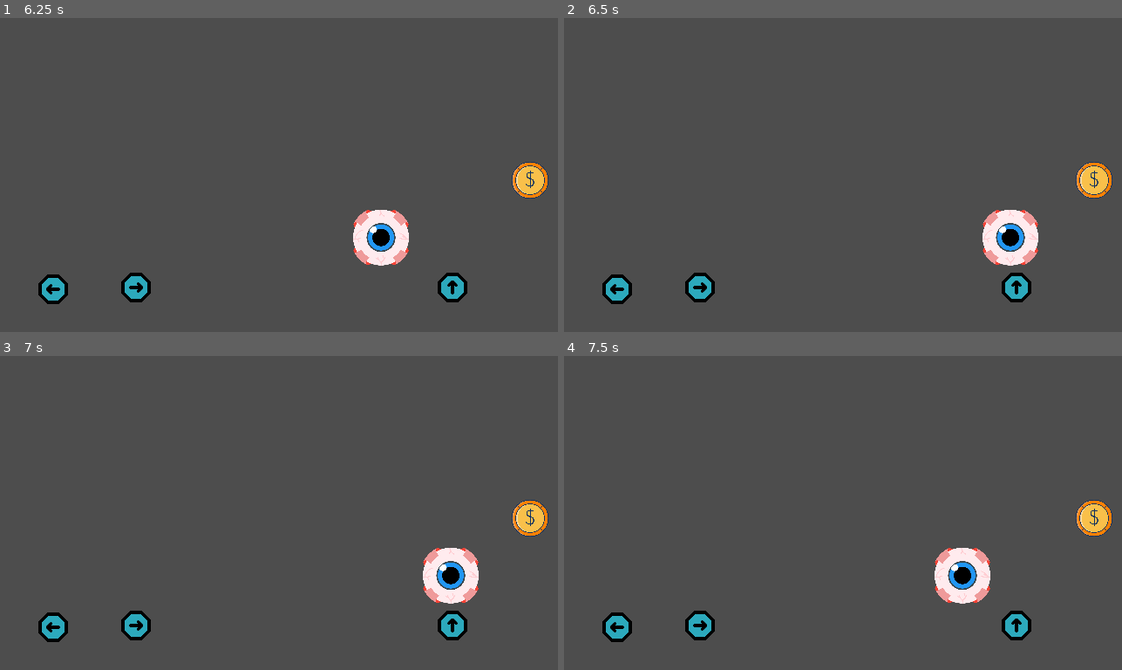
Above: before the commit, frames 1-4 (two rows, left to right).
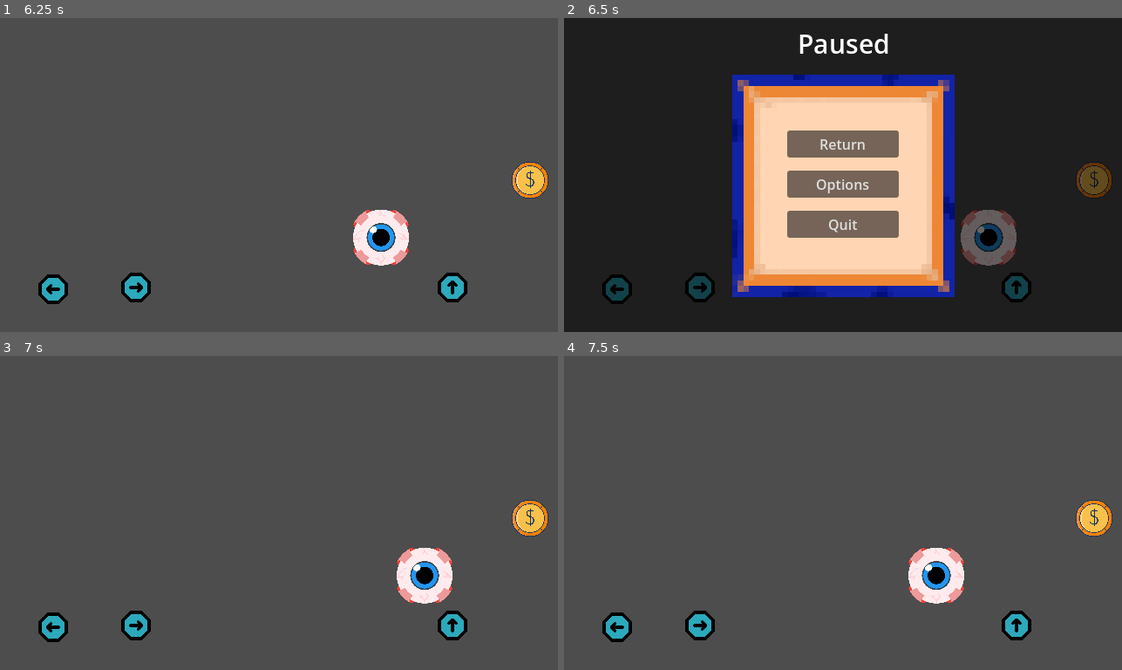
Above: after the commit, the same moments.

Repository: newgamerhb/newgamerhb_games
Game: Godot game, scene res://Scenes/Title_Screen.tscn
Two runs of this game, one before a commit and one after it. Both use one fixed random seed, a clock stepped at 60 frames per second and the inputs below.
Inputs (mouse positions are in pixels of both pictures, inside the frame that each line leads up to):
- Up to frame 1 (6.25 s): click "START TIME" at 0.5 s; tap Enter at 1.25 s; hold D (move_right) 1.28-2.75 s; tap Space (move_up) at 1.52, 2.27, 4.25, 5.27, 6.02 s; click "Return to Main Menu" at 2.75 s; click "START TIME" at 3.5 s; hold A (move_left) 4.28-5.03 s; hold D (move_right) from 5.03 s (still down)
- Up to frame 2 (6.5 s): keep holding D (move_right); tap Escape (stop, bound only after the commit) at 6.4 s
- Up to frame 3 (7 s): release D (move_right) at 6.5 s; click (279, 481) at 6.5 s, where only the run after the commit has a clickable "Return"
- Up to frame 4 (7.5 s): tap Enter at 7.25 s; hold A (move_left) from 7.28 s (still down)

Frame 1 is identical in both runs. In frame 2, 99% of the frame differs, in the area x 0-100%, y 0-100%; in frame 3, 2.2%; in frame 4, 2.2%.

Commit message:
added pause menu

Diff:
--- a/borrowed-time/Scenes/Level_1.tscn
+++ b/borrowed-time/Scenes/Levels/Level_1.tscn
@@ -1,8 +1,9 @@
 [gd_scene format=3 uid="uid://v7083ffd5186"]
 
-[ext_resource type="PackedScene" uid="uid://dh8m53i1u88o3" path="res://Scenes/Player.tscn" id="1_oiua3"]
-[ext_resource type="PackedScene" uid="uid://detodboqe3urb" path="res://Scenes/Coin.tscn" id="2_i63mn"]
-[ext_resource type="PackedScene" uid="uid://drk6akjiwr01n" path="res://Scenes/Touch_Controls.tscn" id="3_vnunq"]
+[ext_resource type="PackedScene" uid="uid://duaqc2qp2775p" path="res://Scenes/Pause_Menu.tscn" id="1_87l2y"]
+[ext_resource type="PackedScene" uid="uid://dh8m53i1u88o3" path="res://Scenes/Player.tscn" id="1_q8yj7"]
+[ext_resource type="PackedScene" uid="uid://drk6akjiwr01n" path="res://Scenes/Touch_Controls.tscn" id="2_87l2y"]
+[ext_resource type="PackedScene" uid="uid://detodboqe3urb" path="res://Scenes/Coin.tscn" id="3_qpfou"]
 
 [sub_resource type="RectangleShape2D" id="RectangleShape2D_nvrpt"]
 size = Vector2(639, 75.5)
@@ -15,7 +16,11 @@
 
 [node name="Level_1" type="Node2D" unique_id=2047264345]
 
-[node name="Player" parent="." unique_id=384428466 instance=ExtResource("1_oiua3")]
+[node name="Pause_Menu" parent="." unique_id=1764661271 instance=ExtResource("1_87l2y")]
+layer = 99
+visible = false
+
+[node name="Player" parent="." unique_id=384428466 instance=ExtResource("1_q8yj7")]
 position = Vector2(302, 219)
 
 [node name="Control" type="Control" parent="." unique_id=514081623]
--- /dev/null
+++ b/borrowed-time/Scenes/Pause_Menu.tscn
@@ -0,0 +1,77 @@
+[gd_scene format=3 uid="uid://duaqc2qp2775p"]
+
+[ext_resource type="Script" uid="uid://crjgdrmct6ox3" path="res://Scripts/Pause_Menu.gd" id="1_inwkf"]
+[ext_resource type="Texture2D" uid="uid://4mdpx55l0036" path="res://Art/pause_menu.png" id="1_umfhv"]
+
+[node name="Pause_Menu" type="CanvasLayer" unique_id=1764661271]
+process_mode = 3
+script = ExtResource("1_inwkf")
+
+[node name="Background_Darken" type="ColorRect" parent="." unique_id=49140690]
+offset_right = 640.0
+offset_bottom = 360.0
+color = Color(0, 0, 0, 0.60784316)
+
+[node name="pause_background" type="TextureRect" parent="." unique_id=150665858]
+texture_filter = 1
+anchors_preset = 8
+anchor_left = 0.5
+anchor_top = 0.5
+anchor_right = 0.5
+anchor_bottom = 0.5
+offset_left = -127.0
+offset_top = -115.0
+offset_right = 128.0
+offset_bottom = 140.0
+grow_horizontal = 2
+grow_vertical = 2
+texture = ExtResource("1_umfhv")
+
+[node name="Pause_Label" type="Label" parent="pause_background" unique_id=1409866823]
+layout_mode = 1
+anchors_preset = 5
+anchor_left = 0.5
+anchor_right = 0.5
+offset_left = -29.0
+offset_top = -57.0
+offset_right = 28.0
+offset_bottom = -34.0
+grow_horizontal = 2
+theme_override_font_sizes/font_size = 30
+text = "Paused"
+
+[node name="MarginContainer" type="MarginContainer" parent="pause_background" unique_id=1485271798]
+layout_mode = 1
+anchors_preset = 15
+anchor_right = 1.0
+anchor_bottom = 1.0
+offset_left = 31.0
+offset_top = 32.0
+offset_right = -32.0
+offset_bottom = -31.0
+grow_horizontal = 2
+grow_vertical = 2
+theme_override_constants/margin_left = 32
+theme_override_constants/margin_top = 32
+theme_override_constants/margin_right = 32
+theme_override_constants/margin_bottom = 32
+
+[node name="VBoxContainer" type="VBoxContainer" parent="pause_background/MarginContainer" unique_id=587202606]
+layout_mode = 2
+theme_override_constants/separation = 15
+
+[node name="Return" type="Button" parent="pause_background/MarginContainer/VBoxContainer" unique_id=344325347]
+layout_mode = 2
+text = "Return"
+
+[node name="Options" type="Button" parent="pause_background/MarginContainer/VBoxContainer" unique_id=1047199595]
+layout_mode = 2
+text = "Options"
+
+[node name="Quit" type="Button" parent="pause_background/MarginContainer/VBoxContainer" unique_id=1868136748]
+layout_mode = 2
+text = "Quit"
+
+[connection signal="pressed" from="pause_background/MarginContainer/VBoxContainer/Return" to="." method="_on_return_pressed"]
+[connection signal="pressed" from="pause_background/MarginContainer/VBoxContainer/Options" to="." method="_on_options_pressed"]
+[connection signal="pressed" from="pause_background/MarginContainer/VBoxContainer/Quit" to="." method="_on_quit_pressed"]
--- /dev/null
+++ b/borrowed-time/Scripts/Pause_Menu.gd
@@ -0,0 +1,43 @@
+extends CanvasLayer
+
+func pause() -> void:
+	visible = true
+	get_tree().paused = true
+
+@onready var options: Button = $pause_background/MarginContainer/VBoxContainer/Options
+func unpause() -> void:
+	visible = false
+	get_tree().paused = false
+	options.text = "Options" # temp
+
+
+
+func _ready() -> void:
+	unpause()
+
+
+# check pause condition
+func  _input(_event: InputEvent) -> void:
+	if Input.is_action_just_pressed("stop"):
+		if get_tree().paused:
+			unpause()
+		else:
+			pause()
+
+# check minimize condition
+func _notification(minimized: int) -> void:
+	if minimized == NOTIFICATION_APPLICATION_FOCUS_OUT:
+		if not get_tree().paused:
+			pause()
+
+
+func _on_return_pressed() -> void:
+	unpause()
+
+func _on_options_pressed() -> void:
+	options.text = "WIP" # temp
+
+
+
+func _on_quit_pressed() -> void:
+	get_tree().quit()
--- a/borrowed-time/Scripts/Title_Screen.gd
+++ b/borrowed-time/Scripts/Title_Screen.gd
@@ -2,7 +2,7 @@
 
 
 func _on_start_button_pressed() -> void:
-	get_tree().change_scene_to_file("res://Scenes/Level_1.tscn")
+	get_tree().change_scene_to_file("res://Scenes/Levels/Level_1.tscn")
 
 
 func _on_quit_button_pressed() -> void:
--- a/borrowed-time/project.godot
+++ b/borrowed-time/project.godot
@@ -41,6 +41,11 @@
 "events": [Object(InputEventKey,"resource_local_to_scene":false,"resource_name":"","device":-1,"window_id":0,"alt_press …(191 unchanged characters)…
 ]
 }
+stop={
+"deadzone": 0.2,
+"events": [Object(InputEventKey,"resource_local_to_scene":false,"resource_name":"","device":-1,"window_id":0,"alt_pressed":false,"shift_pressed":false,"ctrl_pressed":false,"meta_pressed":false,"pressed":false,"keycode":0,"physical_keycode":4194305,"key_label":0,"unicode":0,"location":0,"echo":false,"script":null)
+]
+}
 
 [input_devices]
 
Binary file added: borrowed-time/Art/pause_menu.png
Not shown, added: borrowed-time/Art/pause_menu.png.import
Not shown: 2 places in borrowed-time/Scenes/Levels/Level_1.tscn that only renumber resources
Not shown, added: borrowed-time/Scripts/Pause_Menu.gd.uid
Not shown, changed: borrowed-time/export_presets.cfg
Not shown, changed: .gitignore
